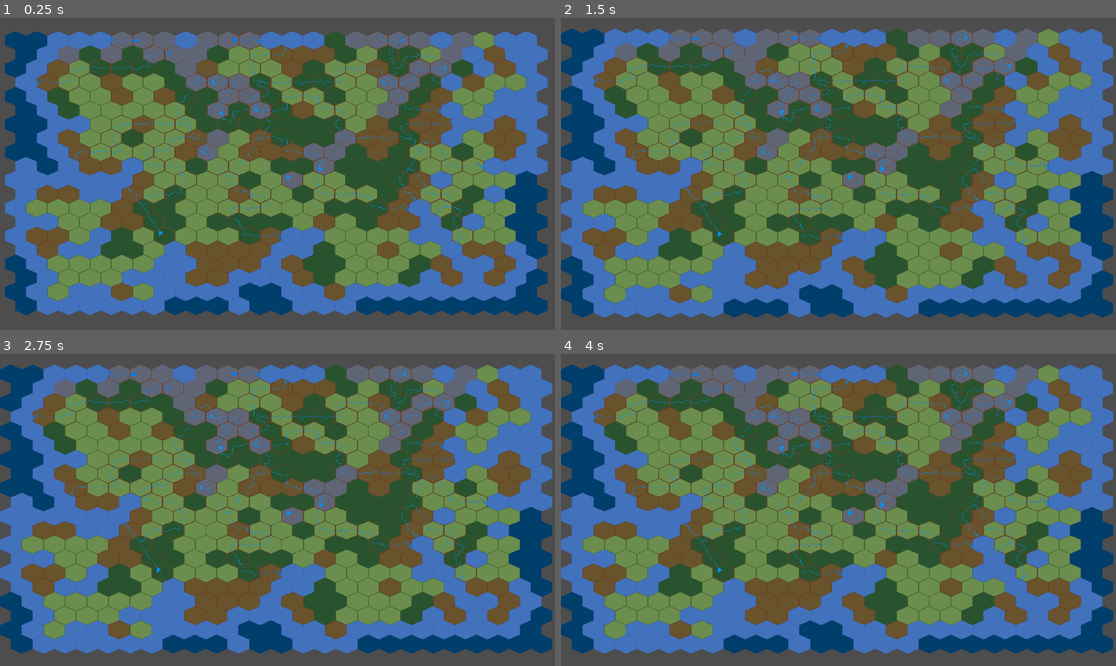
Above: before the commit, frames 1-4 (two rows, left to right).
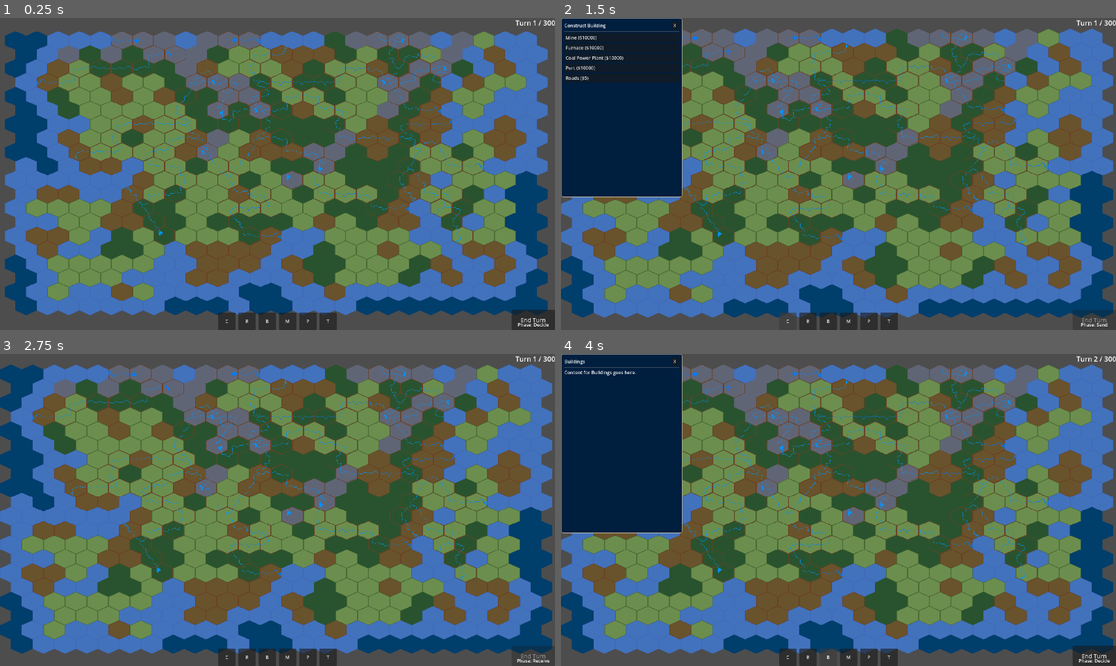
Above: after the commit, the same moments.

Repository: LongPigBlankets/price-of-everything
Game: Godot game, scene res://scenes/main.tscn
The game is run twice, just before and just after one commit, with the same random seed, the same clock (stepped at 60 frames per second) and the same inputs.
Inputs (mouse positions are in pixels of both pictures, inside the frame that each line leads up to):
- Up to frame 1 (0.25 s): no input
- Up to frame 2 (1.5 s): click (1093, 320) at 0.5 s, where only the run after the commit has a clickable "End Turn"; click (788, 320) at 1.25 s, where only the run after the commit has a clickable "C"
- Up to frame 3 (2.75 s): click (116, 360) at 2 s, where only the run after the commit has a clickable "X"
- Up to frame 4 (4 s): click (810, 656) at 2.75 s, where only the run after the commit has a clickable "R"; click (827, 656) at 3.5 s, where only the run after the commit has a clickable "B"

The runs differ from the first frame. In frame 1, 1.6% of the frame differs, in the area x 39-100%, y 0-100%; in frame 2, 14%; in frame 3, 1.3%; in frame 4, 14%, in the area x 0-100%, y 0-100%.

Commit message:
Implemented End Turn UI + bottom menu

Diff:
--- /dev/null
+++ b/price-of-everything-0.1/assets/navy_opaque_style_box.tres
@@ -0,0 +1,17 @@
+[gd_resource type="StyleBoxFlat" format=3 uid="uid://lwmbvk8gve6r"]
+
+[resource]
+content_margin_left = 12.0
+content_margin_top = 12.0
+content_margin_right = 12.0
+content_margin_bottom = 12.0
+bg_color = Color(0, 0.119855605, 0.2430945, 1)
+border_width_left = 1
+border_width_top = 1
+border_width_right = 1
+border_width_bottom = 1
+border_color = Color(0.9952341, 0.9308061, 0.76326466, 1)
+corner_radius_top_left = 8
+corner_radius_top_right = 8
+corner_radius_bottom_right = 8
+corner_radius_bottom_left = 8
--- /dev/null
+++ b/price-of-everything-0.1/data/Buildings - buildingsMVP.csv
@@ -0,0 +1,6 @@
+ID,internal_name,display_name,energy_cost,building_stockpile,base_price,build_cost_money,build_cost_1,build_cost_1_qty,build_cost_2,build_cost_2_qty,build_cost_3,build_cost_3_qty,build_cost_4,build_cost_4_qty,build_cost_5,build_cost_5_qty,build_duration,tile_size_used,building_type,upgrade_path,upgrade_cost,upgrade_build_cost_1,upgrade_build_cost_1_qty,upgrade_build_cost_2,upgrade_build_cost_2_qty
+b_001,mine,Mine,1,10000,10,10000,,,,,,,,,,,1,1,production,standard,10000,,,,
+b_002,furnace,Furnace,1,10000,10,10000,,,,,,,,,,,1,1,production,standard,10000,,,,
+b_003,coal_power,Coal Power Plant,0,0,30,10000,,,,,,,,,,,2,1,power,standard,10000,,,,
+b_004,port,Port,1,10000,10000,10000,,,,,,,,,,,100,1,infrastructure,standard,10000,,,,
+b_005,roads,Roads,0,0,5,5,,,,,,,,,,,1,1,infrastructure,standard,10000,,,,
--- /dev/null
+++ b/price-of-everything-0.1/data/Goods - goodsMVP.csv
@@ -0,0 +1,6 @@
+ID,internal_name,display_name,category,transport_class,transport_cost,transport_duration,transport_method,good_type,decay_rate,base_price,is_buyable,is_sellable,green_sales_premium,is_fossil_fuel,co2_tax_multiplier
+g_001,coal,Coal,,,0,1,,raw,0.001,1,TRUE,TRUE,0,yes,0
+g_002,iron_ore,Iron Ore,,,0,1,,raw,0.001,1,TRUE,TRUE,0,no,0
+g_003,steel,Steel,,,0,1,,intermediate,0.001,4,TRUE,TRUE,0,no,0
+g_004,power,Power,,,0,0,,power,0,1,TRUE,TRUE,0,yes,0
+g_005,oxygen,Oxygen,,,,1,,intermediate,0.001,3,TRUE,TRUE,0,no,0
--- /dev/null
+++ b/price-of-everything-0.1/data/Recipes - recipesMVP.csv
@@ -0,0 +1,4 @@
+recipe_id,display_name,building_id,input_1,qty_1,input_2,qty_2,input_3,qty_3,input_4,qty_4,input_5,qty_5,energy_req,optional_input,optional_production_multiplier,output_1,output_qty_1,output_2,output_qty_2,output_3,output_qty_3,output_4,output_qty_4,output_5,output_qty_5
+r_001,Coal Mining,mine,,,,,,,,,,,1,,,coal,1,,,,,,,,
+r_002,Iron Mining,mine,,,,,,,,,,,1,,,iron_ore,1,,,,,,,,
+r_003,Steelmaking,furnace,iron_ore,1,coal,1,oxygen,1,,,,,,,,steel,2,,,,,,,,
--- a/price-of-everything-0.1/scenes/main.tscn
+++ b/price-of-everything-0.1/scenes/main.tscn
@@ -6,6 +6,8 @@
 [ext_resource type="Script" uid="uid://dawfi8ltfxfwf" path="res://scripts/tile_info_panel.gd" id="4_jyhfs"]
 [ext_resource type="Script" uid="uid://bt2kwldefvxx1" path="res://scripts/camera_controller.gd" id="5_tbgi4"]
 [ext_resource type="Script" uid="uid://b0bw6robispat" path="res://scripts/building_detail_panel.gd" id="6_tefeu"]
+[ext_resource type="Script" uid="uid://deebj4rvhlw4h" path="res://scripts/modal_population.gd" id="7_o6xl0"]
+[ext_resource type="StyleBox" uid="uid://lwmbvk8gve6r" path="res://assets/navy_opaque_style_box.tres" id="8_tipki"]
 
 [node name="WorldMap" type="Node2D" unique_id=2144397903]
 script = ExtResource("1_sugp2")
@@ -44,6 +46,7 @@
 offset_bottom = 100.0
 grow_horizontal = 2
 grow_vertical = 2
+theme_override_styles/panel = ExtResource("8_tipki")
 script = ExtResource("4_jyhfs")
 
 [node name="MarginContainer" type="MarginContainer" parent="UILayer/TileInfoPanel" unique_id=1770119683]
@@ -95,6 +98,7 @@
 offset_left = -720.0
 offset_top = 100.0
 offset_right = -440.0
+theme_override_styles/panel = ExtResource("8_tipki")
 script = ExtResource("6_tefeu")
 
 [node name="MarginContainer" type="MarginContainer" parent="UILayer/BuildingDetailPanel" unique_id=182094468]
@@ -116,8 +120,141 @@
 size_flags_horizontal = 3
 theme_override_font_sizes/font_size = 18
 
-[node name="CloseButton" type="Button" parent="UILayer/BuildingDetailPanel/MarginContainer/VBoxContainer/HeaderRow" unique_id=657271318]
+[node name="CloseButton" type="Button" parent="UILayer/BuildingDetailPanel/MarginContainer/VBoxContainer/HeaderRow" unique_id=1498546560]
 custom_minimum_size = Vector2(28, 28)
 layout_mode = 2
 theme_override_font_sizes/font_size = 14
 text = "X"
+
+[node name="HUD" type="Control" parent="UILayer" unique_id=1849223856]
+layout_mode = 3
+anchors_preset = 15
+anchor_right = 1.0
+anchor_bottom = 1.0
+grow_horizontal = 2
+grow_vertical = 2
+mouse_filter = 1
+script = ExtResource("7_o6xl0")
+
+[node name="EndTurnButton" type="Button" parent="UILayer/HUD" unique_id=1501825753]
+unique_name_in_owner = true
+layout_mode = 1
+anchors_preset = 3
+anchor_left = 1.0
+anchor_top = 1.0
+anchor_right = 1.0
+anchor_bottom = 1.0
+offset_left = -150.0
+offset_top = -70.0
+grow_horizontal = 0
+grow_vertical = 0
+theme_override_font_sizes/font_size = 20
+text = "End Turn"
+
+[node name="PhaseLabel" type="Label" parent="UILayer/HUD" unique_id=1169980527]
+unique_name_in_owner = true
+layout_mode = 1
+anchors_preset = 3
+anchor_left = 1.0
+anchor_top = 1.0
+anchor_right = 1.0
+anchor_bottom = 1.0
+offset_left = -150.0
+offset_top = -30.0
+grow_horizontal = 0
+grow_vertical = 0
+text = "Decide"
+horizontal_alignment = 1
+
+[node name="TurnCounter" type="Label" parent="UILayer/HUD" unique_id=94115056]
+unique_name_in_owner = true
+layout_mode = 1
+anchors_preset = 1
+anchor_left = 1.0
+anchor_right = 1.0
+offset_left = -150.0
+offset_bottom = 40.0
+grow_horizontal = 0
+theme_override_font_sizes/font_size = 24
+text = "Turn 1/300"
+horizontal_alignment = 2
+
+[node name="GenericModal" type="PanelContainer" parent="UILayer/HUD" unique_id=707740275]
+visible = false
+layout_mode = 1
+anchors_preset = -1
+offset_right = 420.0
+offset_bottom = 620.0
+theme_override_styles/panel = ExtResource("8_tipki")
+
+[node name="ModalLayout" type="VBoxContainer" parent="UILayer/HUD/GenericModal" unique_id=573777827]
+layout_mode = 2
+
+[node name="HeaderRow" type="HBoxContainer" parent="UILayer/HUD/GenericModal/ModalLayout" unique_id=920509542]
+layout_mode = 2
+
+[node name="TitleLabel" type="Label" parent="UILayer/HUD/GenericModal/ModalLayout/HeaderRow" unique_id=386018032]
+layout_mode = 2
+size_flags_horizontal = 3
+text = "Title"
+
+[node name="CloseButton" type="Button" parent="UILayer/HUD/GenericModal/ModalLayout/HeaderRow" unique_id=112225534]
+custom_minimum_size = Vector2(28, 28)
+layout_mode = 2
+theme_override_font_sizes/font_size = 14
+text = "X"
+
+[node name="HSeparator" type="HSeparator" parent="UILayer/HUD/GenericModal/ModalLayout" unique_id=997827423]
+layout_mode = 2
+
+[node name="ScrollContainer" type="ScrollContainer" parent="UILayer/HUD/GenericModal/ModalLayout" unique_id=1434937598]
+layout_mode = 2
+size_flags_vertical = 3
+
+[node name="ItemList" type="VBoxContainer" parent="UILayer/HUD/GenericModal/ModalLayout/ScrollContainer" unique_id=595702278]
+layout_mode = 2
+size_flags_horizontal = 3
+
+[node name="BottomMenu" type="HBoxContainer" parent="UILayer/HUD" unique_id=1999718027]
+layout_mode = 1
+anchors_preset = 7
+anchor_left = 0.5
+anchor_top = 1.0
+anchor_right = 0.5
+anchor_bottom = 1.0
+offset_left = -20.0
+offset_top = -40.0
+offset_right = 20.0
+grow_horizontal = 2
+grow_vertical = 0
+theme_override_constants/separation = 10
+
+[node name="ConstructButton" type="Button" parent="UILayer/HUD/BottomMenu" unique_id=322645843]
+custom_minimum_size = Vector2(60, 60)
+layout_mode = 2
+text = "C"
+
+[node name="ResourcesButton" type="Button" parent="UILayer/HUD/BottomMenu" unique_id=1627309058]
+custom_minimum_size = Vector2(60, 60)
+layout_mode = 2
+text = "R"
+
+[node name="BuildingsButton" type="Button" parent="UILayer/HUD/BottomMenu" unique_id=1728871726]
+custom_minimum_size = Vector2(60, 60)
+layout_mode = 2
+text = "B"
+
+[node name="MarketButton" type="Button" parent="UILayer/HUD/BottomMenu" unique_id=758586746]
+custom_minimum_size = Vector2(60, 60)
+layout_mode = 2
+text = "M"
+
+[node name="PoliticsButton" type="Button" parent="UILayer/HUD/BottomMenu" unique_id=301230184]
+custom_minimum_size = Vector2(60, 60)
+layout_mode = 2
+text = "P"
+
+[node name="TechButton" type="Button" parent="UILayer/HUD/BottomMenu" unique_id=919485106]
+custom_minimum_size = Vector2(60, 60)
+layout_mode = 2
+text = "T"
--- /dev/null
+++ b/price-of-everything-0.1/scripts/modal_population.gd
@@ -0,0 +1,85 @@
+extends Control
+
+# --- UI References ---
+@onready var bottom_menu = $BottomMenu
+@onready var generic_modal = $GenericModal
+@onready var title_label: Label = $GenericModal/ModalLayout/HeaderRow/TitleLabel
+@onready var close_button: Button = $GenericModal/ModalLayout/HeaderRow/CloseButton
+@onready var item_list: VBoxContainer = $GenericModal/ModalLayout/ScrollContainer/ItemList
+
+# --- Data Storage ---
+var buildings_data: Array = []
+
+func _ready():
+	# 1. Connect the Close button
+	close_button.pressed.connect(_on_close_modal)
+
+	# 2. Connect the 6 bottom menu buttons
+	$BottomMenu/ConstructButton.pressed.connect(_on_construct_pressed)
+	$BottomMenu/ResourcesButton.pressed.connect(func(): _open_dummy_modal("Resources"))
+	$BottomMenu/BuildingsButton.pressed.connect(func(): _open_dummy_modal("Buildings"))
+	$BottomMenu/MarketButton.pressed.connect(func(): _open_dummy_modal("Market"))
+	$BottomMenu/PoliticsButton.pressed.connect(func(): _open_dummy_modal("Politics"))
+	$BottomMenu/TechButton.pressed.connect(func(): _open_dummy_modal("Tech"))
+
+	# 3. Load the CSV data into memory at startup
+	_load_buildings_csv()
+
+# --- CSV Parsing ---
+func _load_buildings_csv():
+	var file_path = "res://data/Buildings - buildingsMVP.csv"
+	if not FileAccess.file_exists(file_path):
+		push_error("Could not find buildings CSV at " + file_path)
+		return
+
+	var file = FileAccess.open(file_path, FileAccess.READ)
+	var _headers = file.get_csv_line() # The underscore mutes the warning
+
+	while not file.eof_reached():
+		var line = file.get_csv_line()
+
+		# Ensure the line isn't empty (prevents trailing blank line errors)
+		if line.size() > 6 and line[0] != "":
+			buildings_data.append({
+				"id": line[0],
+				"name": line[2], # display_name
+				"cost": line[6]  # build_cost_money
+			})
+	file.close()
+
+# --- Button Logic ---
+func _on_construct_pressed():
+	# Show modal and set title
+	title_label.text = "Construct Building"
+	generic_modal.show()
+
+	# Clear old items to prevent duplicates if clicked twice
+	for child in item_list.get_children():
+		child.queue_free()
+
+	# Populate the VBoxContainer with our CSV data
+	for building in buildings_data:
+		var btn = Button.new()
+		# Format the text to show the name and cost
+		btn.text = "%s ($%s)" % [building["name"], building["cost"]]
+		btn.alignment = HORIZONTAL_ALIGNMENT_LEFT
+
+		# Optional: Connect this newly created button to a function
+		btn.pressed.connect(func(): print("Selected to build: ", building["name"]))
+
+		item_list.add_child(btn)
+
+func _open_dummy_modal(modal_name: String):
+	title_label.text = modal_name
+	generic_modal.show()
+
+	# Clear old items since this is a dummy modal
+	for child in item_list.get_children():
+		child.queue_free()
+
+	var lbl = Label.new()
+	lbl.text = "Content for " + modal_name + " goes here."
+	item_list.add_child(lbl)
+
+func _on_close_modal():
+	generic_modal.hide()
--- a/price-of-everything-0.1/scripts/world_map.gd
+++ b/price-of-everything-0.1/scripts/world_map.gd
@@ -3,8 +3,47 @@
 @onready var terrain_layer: TileMapLayer = %TerrainLayer
 @onready var info_panel: PanelContainer = %TileInfoPanel
 @onready var building_panel: PanelContainer = %BuildingDetailPanel
+@onready var end_turn_button: Button = %EndTurnButton
+@onready var phase_label: Label = %PhaseLabel
+@onready var turn_counter: Label = %TurnCounter
 
 func _ready() -> void:
 	terrain_layer.tile_selected.connect(info_panel.show_tile)
 	info_panel.building_clicked.connect(building_panel.show_building)
+
+	# Wire End Turn button to TurnManager
+	end_turn_button.pressed.connect(_on_end_turn_pressed)
+
+	# Wire TurnManager signals to UI updates
+	TurnManager.phase_started.connect(_on_phase_started)
+	TurnManager.turn_advanced.connect(_on_turn_advanced)
+	TurnManager.turn_resolution_started.connect(_on_resolution_started)
+	TurnManager.turn_resolution_completed.connect(_on_resolution_completed)
+
+	# Initialize UI with current state
+	_update_turn_counter(TurnManager.current_turn)
+	_update_phase_label(TurnManager.current_phase)
+
 	print("WorldMap ready, signals connected")
+
+func _on_end_turn_pressed() -> void:
+	TurnManager.commit_turn()
+
+func _on_phase_started(phase: int) -> void:
+	_update_phase_label(phase)
+	print("Phase: ", TurnManager.get_phase_name(phase))
+
+func _on_turn_advanced(new_turn: int) -> void:
+	_update_turn_counter(new_turn)
+
+func _on_resolution_started() -> void:
+	end_turn_button.disabled = true
+
+func _on_resolution_completed() -> void:
+	end_turn_button.disabled = false
+
+func _update_turn_counter(turn: int) -> void:
+	turn_counter.text = "Turn %d / %d" % [turn, TurnManager.MAX_TURNS]
+
+func _update_phase_label(phase: int) -> void:
+	phase_label.text = "Phase: %s" % TurnManager.get_phase_name(phase)
Binary file added: price-of-everything-0.1/data/Buildings - buildingsMVP.base.translation
Binary file added: price-of-everything-0.1/data/Buildings - buildingsMVP.build.translation
Binary file added: price-of-everything-0.1/data/Buildings - buildingsMVP.building.translation
Not shown, added: price-of-everything-0.1/data/Buildings - buildingsMVP.csv.import
Binary file added: price-of-everything-0.1/data/Buildings - buildingsMVP.display.translation
Binary file added: price-of-everything-0.1/data/Buildings - buildingsMVP.en.translation
Binary file added: price-of-everything-0.1/data/Buildings - buildingsMVP.energy.translation
Binary file added: price-of-everything-0.1/data/Buildings - buildingsMVP.internal.translation
Binary file added: price-of-everything-0.1/data/Buildings - buildingsMVP.tile.translation
Binary file added: price-of-everything-0.1/data/Buildings - buildingsMVP.upgrade.translation
Binary file added: price-of-everything-0.1/data/Goods - goodsMVP.base.translation
Binary file added: price-of-everything-0.1/data/Goods - goodsMVP.co2.translation
(and 18 more such lines)
